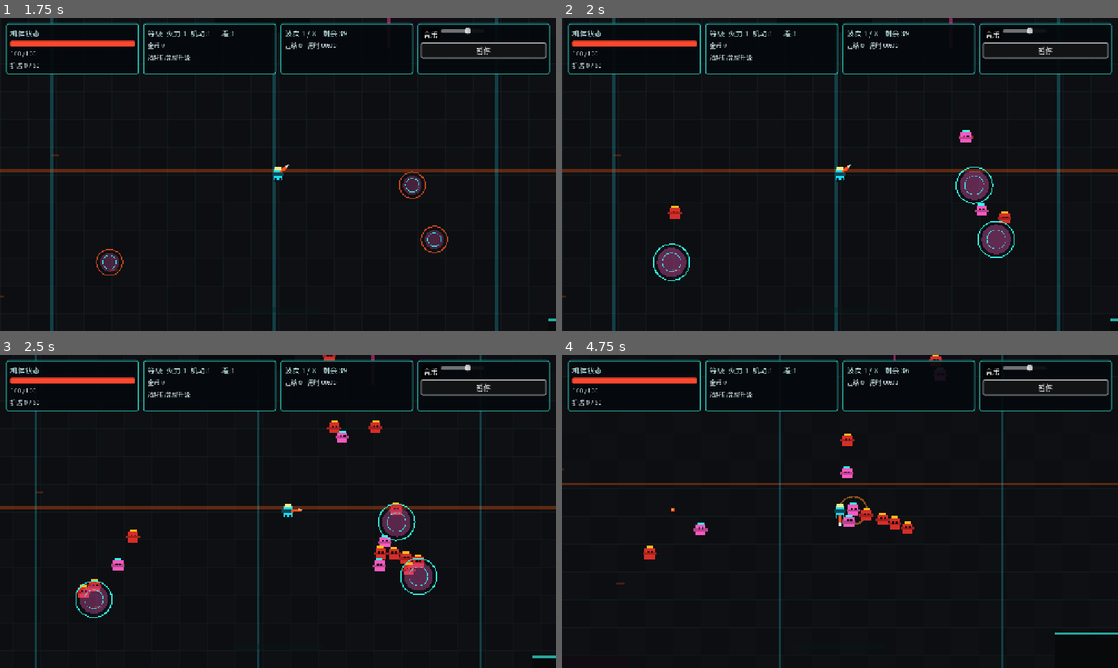
Above: before the commit, frames 1-4 (two rows, left to right).
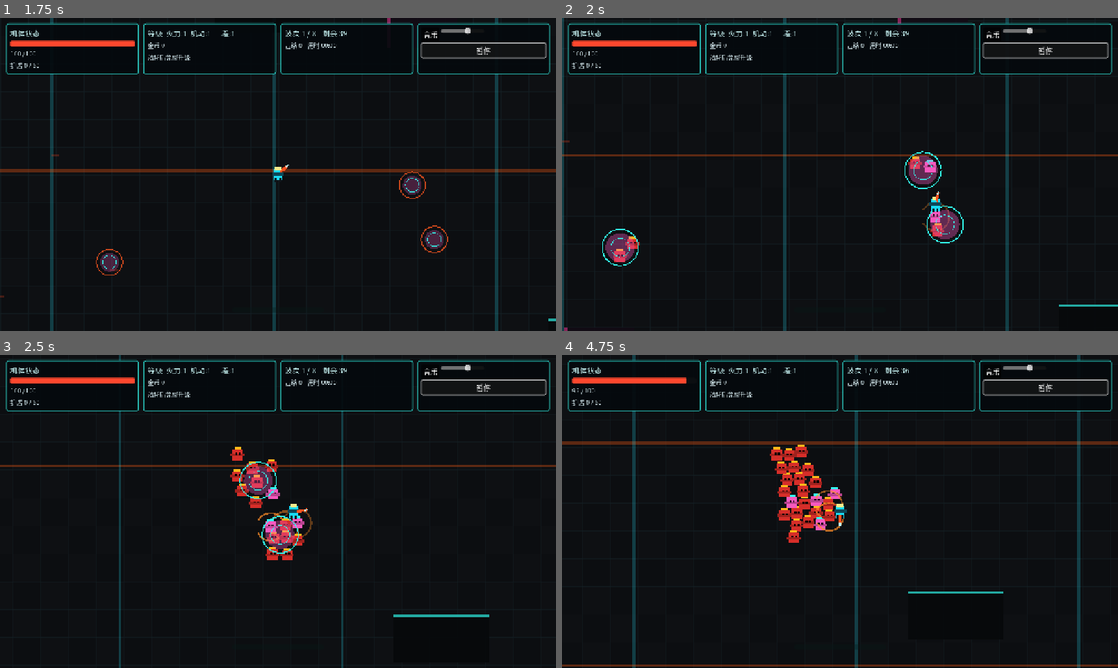
Above: after the commit, the same moments.

Repository: xiejiamincyq/2d-game
Game: Godot game, scene res://scenes/Main.tscn
Same seed, same stepped clock (60 frames per second), same inputs: the game is played once before the commit and once after it.
Inputs (mouse positions are in pixels of both pictures, inside the frame that each line leads up to):
- Up to frame 1 (1.75 s): click "开始清剿" at 0.5 s; click "音乐" at 1.25 s
- Up to frame 2 (2 s): no input
- Up to frame 3 (2.5 s): tap Enter at 2 s; move the mouse to (400, 495) at 2.02 s; hold D (move_right) from 2.03 s (still down); right-click (400, 495) at 2.1 s; tap Space at 2.27 s
- Up to frame 4 (4.75 s): move the mouse to (728, 527) at 2.77 s; release D (move_right) at 2.78 s; hold S (move_down) 2.78-3.5 s; click (728, 527) at 2.85 s; tap Space at 3.02 s; click "继续" at 3.5 s; click "继续清剿" at 4.25 s

Frame 1 is identical in both runs. In frame 2, 7.8% of the frame differs, in the area x 0-100%, y 0-100%; in frame 3, 7.3%; in frame 4, 7.2%.

Commit message:
fix: prevent portal spawn pileups

Diff:
--- a/scripts/systems/WaveDirector.gd
+++ b/scripts/systems/WaveDirector.gd
@@ -24,6 +24,9 @@
 const PORTAL_WORLD_MARGIN := 48.0
 const PORTAL_SPAWN_INTERVAL := 0.1
 const PORTAL_SPAWN_COUNT := 2
+const PORTAL_ENEMY_SPAWN_INNER_RADIUS := 24.0
+const PORTAL_ENEMY_SPAWN_OUTER_RADIUS := 104.0
+const PORTAL_ENEMY_CLEARANCE := 5.0
 
 var enemy_parent: Node
 var projectile_parent: Node
@@ -142,11 +145,11 @@
 	spawn_queue.clear()
 	for index in range(portal_count):
 		var portal: Node = SpawnPortalScript.new()
-		portal.global_position = sample_portal_position(player.global_position, spawn_rng)
+		var portal_position := sample_portal_position(player.global_position, spawn_rng)
 		portal.set_process(false)
 		var burst_duration := maxf(1.2, ceilf(float(queues[index].size()) / float(PORTAL_SPAWN_COUNT)) * PORTAL_SPAWN_INTERVAL + 0.25)
-		portal.configure(portal.global_position, 0.7, burst_duration)
 		portal_parent.add_child(portal)
+		portal.configure(portal_position, 0.7, burst_duration)
 		active_portals.append(portal)
 		portal_spawn_queues[portal.get_instance_id()] = queues[index]
 		portal_spawn_timers[portal.get_instance_id()] = 0.0
@@ -167,7 +170,7 @@
 			continue
 		var queue: Array = portal_spawn_queues.get(portal_id, [])
 		for count in range(mini(PORTAL_SPAWN_COUNT, queue.size())):
-			_spawn_enemy_at(int(queue.pop_front()), portal.global_position)
+			_spawn_enemy_at(int(queue.pop_front()), portal.global_position, true)
 		portal_spawn_queues[portal_id] = queue
 		portal_spawn_timers[portal_id] = PORTAL_SPAWN_INTERVAL
 	if active_portals.is_empty() and active_enemies.is_empty() and spawn_queue.is_empty():
@@ -221,15 +224,21 @@
 	var position := sample_spitter_spawn_position(player.global_position, get_camera_safe_rect(), spawn_rng) if kind == EnemyScript.EnemyKind.SPITTER else sample_spawn_position(player.global_position, 24.0, 430.0, spawn_rng)
 	_spawn_enemy_at(kind, position)
 
-func _spawn_enemy_at(kind: int, position: Vector2) -> void:
+func _spawn_enemy_at(kind: int, position: Vector2, disperse_from_portal: bool = false) -> void:
 	var enemy := EnemyScript.new()
 	if world_bounds.size != Vector2.ZERO:
 		enemy.world_bounds = world_bounds
 	enemy.setup(kind, wave_index + 1, projectile_parent, player as Node2D)
 	var spawn_bounds := world_bounds.grow(-enemy.body_radius) if world_bounds.size != Vector2.ZERO else Rect2()
-	enemy.global_position = position.clamp(spawn_bounds.position, spawn_bounds.end - Vector2.ONE) if spawn_bounds.size != Vector2.ZERO else position
+	enemy_parent.add_child(enemy)
+	var spawn_position := position
+	if disperse_from_portal:
+		spawn_position = sample_clear_portal_enemy_position(position, enemy.body_radius)
+	elif spawn_bounds.size != Vector2.ZERO:
+		spawn_position = position.clamp(spawn_bounds.position, spawn_bounds.end - Vector2(0.001, 0.001))
+	# global_position only has world-space meaning after the enemy is parented.
+	enemy.global_position = spawn_position
 	enemy.velocity = Vector2.ZERO
-	enemy_parent.add_child(enemy)
 	active_enemies.append(enemy)
 	enemy.tree_exiting.connect(_on_enemy_tree_exiting.bind(enemy), CONNECT_ONE_SHOT)
 	enemy.died.connect(_on_enemy_died)
@@ -251,6 +260,54 @@
 				killed
 			)
 		)
+
+func sample_clear_portal_enemy_position(portal_position: Vector2, body_radius: float) -> Vector2:
+	var spawn_bounds := world_bounds.grow(-body_radius) if world_bounds.size != Vector2.ZERO else Rect2()
+	var maximum := spawn_bounds.end - Vector2(0.001, 0.001)
+	var fallback := portal_position
+	if spawn_bounds.size != Vector2.ZERO:
+		fallback = portal_position.clamp(spawn_bounds.position, maximum)
+	var best_position := fallback
+	var best_clearance := _get_enemy_spawn_clearance(fallback, body_radius)
+	var phase := spawn_rng.randf() * TAU
+	for ring_index in range(4):
+		var ring_fraction := float(ring_index) / 3.0
+		var distance := lerpf(
+			maxf(PORTAL_ENEMY_SPAWN_INNER_RADIUS, body_radius + PORTAL_ENEMY_CLEARANCE),
+			PORTAL_ENEMY_SPAWN_OUTER_RADIUS,
+			ring_fraction
+		)
+		for angle_index in range(16):
+			var angle := phase + TAU * float(angle_index) / 16.0
+			var candidate := portal_position + Vector2.RIGHT.rotated(angle) * distance
+			if spawn_bounds.size != Vector2.ZERO and not spawn_bounds.has_point(candidate):
+				continue
+			var clearance := _get_enemy_spawn_clearance(candidate, body_radius)
+			if clearance >= 0.0:
+				return candidate
+			if clearance > best_clearance:
+				best_clearance = clearance
+				best_position = candidate
+	return best_position
+
+func _get_enemy_spawn_clearance(candidate: Vector2, body_radius: float) -> float:
+	var clearance := INF
+	for other in active_enemies:
+		var other_node := other as Node2D
+		if other_node == null or not is_instance_valid(other_node) or other_node.is_queued_for_deletion():
+			continue
+		var other_radius := 14.0
+		var radius_value: Variant = other_node.get("body_radius")
+		if radius_value != null:
+			other_radius = float(radius_value)
+		clearance = minf(
+			clearance,
+			candidate.distance_to(other_node.global_position)
+			- body_radius
+			- other_radius
+			- PORTAL_ENEMY_CLEARANCE
+		)
+	return clearance
 
 func get_camera_safe_rect(margin: float = EnemyScript.RANGED_SAFE_MARGIN) -> Rect2:
 	var viewport := get_viewport()
--- a/scripts/tests/PortalTest.gd
+++ b/scripts/tests/PortalTest.gd
@@ -79,6 +79,32 @@
 	attack_director._process(0.3)
 	if not _assert_true(attack_enemies.get_child_count() == 6, "portal burst did not release the first paced enemy batch"):
 		return
+	var first_batch_positions: Dictionary = {}
+	for enemy in attack_enemies.get_children():
+		first_batch_positions[enemy.global_position] = true
+	if not _assert_true(
+		first_batch_positions.size() == attack_enemies.get_child_count(),
+		"portal batch stacked multiple CharacterBody2D enemies at identical spawn points"
+	):
+		return
+	var first_batch: Array[Node] = []
+	first_batch.assign(attack_enemies.get_children())
+	for enemy_index in range(first_batch.size()):
+		var enemy: Node2D = first_batch[enemy_index]
+		var enemy_radius := float(enemy.get("body_radius"))
+		if not _assert_true(
+			attack_director.world_bounds.grow(-enemy_radius).has_point(enemy.global_position),
+			"portal enemy body crossed the map boundary at %s" % enemy.global_position
+		):
+			return
+		for other_index in range(enemy_index + 1, first_batch.size()):
+			var other: Node2D = first_batch[other_index]
+			var required_distance: float = enemy_radius + float(other.get("body_radius")) + float(attack_director.PORTAL_ENEMY_CLEARANCE)
+			if not _assert_true(
+				enemy.global_position.distance_to(other.global_position) >= required_distance - 0.01,
+				"portal enemies began with overlapping collision bodies"
+			):
+				return
 	attack_director._process(0.1)
 	if not _assert_true(attack_enemies.get_child_count() == 9, "portal burst did not release later enemy batches"):
 		return
@@ -92,9 +118,36 @@
 	if not _assert_true(attack_director.get_active_portal_count() == 0, "closed portals remained in the wave registry"):
 		return
 
+	var transformed_fixture := Node2D.new()
+	var transformed_player := Node2D.new()
+	var transformed_enemies := Node2D.new()
+	var transformed_projectiles := Node2D.new()
+	var transformed_director: Node = WaveDirectorScript.new()
+	root.add_child(transformed_fixture)
+	transformed_fixture.add_child(transformed_player)
+	transformed_fixture.add_child(transformed_enemies)
+	transformed_fixture.add_child(transformed_projectiles)
+	transformed_fixture.add_child(transformed_director)
+	transformed_enemies.position = Vector2(170.0, -260.0)
+	transformed_director.set_process(false)
+	transformed_director.world_bounds = Rect2(-1400, -900, 2800, 1800)
+	transformed_director.player = transformed_player
+	transformed_director.enemy_parent = transformed_enemies
+	transformed_director.projectile_parent = transformed_projectiles
+	transformed_director.wave_index = 0
+	var requested_spawn := Vector2(-320.0, 410.0)
+	transformed_director._spawn_enemy_at(0, requested_spawn)
+	var transformed_enemy: Node2D = transformed_enemies.get_child(0)
+	if not _assert_true(
+		transformed_enemy.global_position.distance_to(requested_spawn) <= 0.01,
+		"enemy spawn world position drifted under a transformed parent: %s -> %s" % [requested_spawn, transformed_enemy.global_position]
+	):
+		return
+
 	portal.queue_free()
 	director.queue_free()
 	fixture.queue_free()
+	transformed_fixture.queue_free()
 	await process_frame
 	print("TEST PASS: PortalTest %d" % assertions)
 	quit(0)
